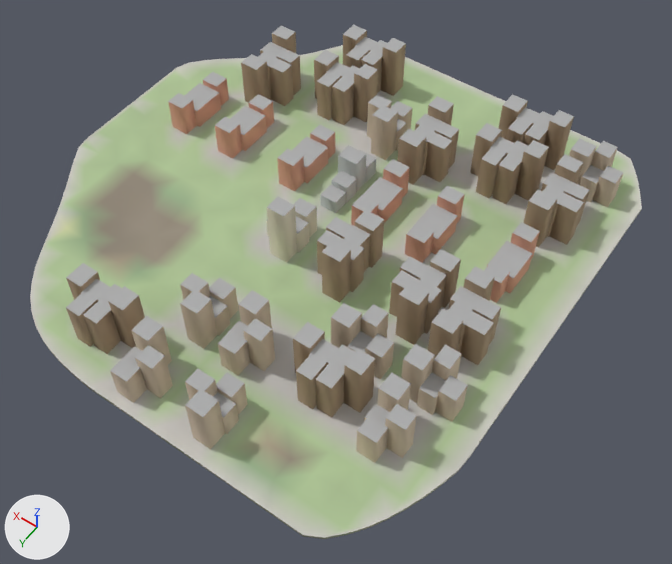
Renders of the glTF model godot_project/remake/sky/islands/SKY-063.lod1.glb from each side of a commit.
Before and after are seen from a 50 mm lens placed at (-180.0, 253.0, 351.0), pointed at (-6.0, 10.0, -31.0). The axes (+X, +Y, +Z) are drawn at lower left. The lights are the same throughout. The picture after the commit comes second.

In view in the first picture: 'buildings', 'deck' and 1 more.
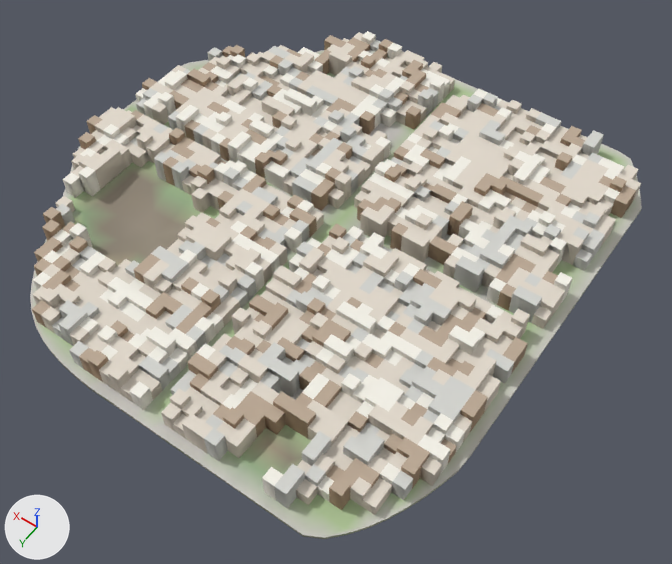
Changed parts and their boxes (x1, y1, x2, y2) in the pictures (672 x 564 px):
'warren_hull', added: after (32, 31, 641, 515)
'buildings', deleted: before (66, 25, 624, 463)
'deck', unchanged, covered by the edit: before (30, 45, 642, 538); after (30, 50, 642, 538)

Edits to the bpy script that builds the scene:
```text
Add me_warren_hull:
    me_warren_hull.from_pydata(...)  # 3931 vertices, 9090 faces; spans x -114.0..144.0, y -129.0..135.0, z 0.0..13.0
    me_warren_hull.materials.append(mat_sky_lod_bldg)
Remove ob_buildings:
    ob_buildings = bpy.data.objects.new('buildings', me_buildings)
    ob_buildings.location = (0.0, 0.0, 0.0)
Add ob_warren_hull:
    ob_warren_hull = bpy.data.objects.new('warren_hull', me_warren_hull)
    ob_warren_hull.location = (0.0, 0.0, 0.0)
```
